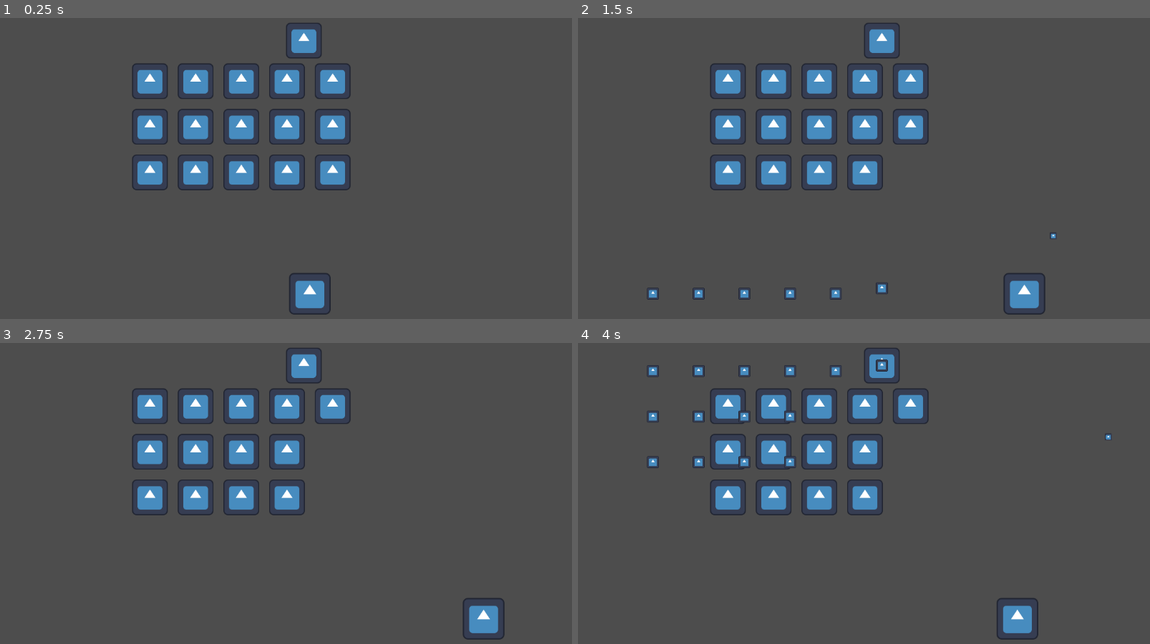
Above: before the commit, frames 1-4 (two rows, left to right).
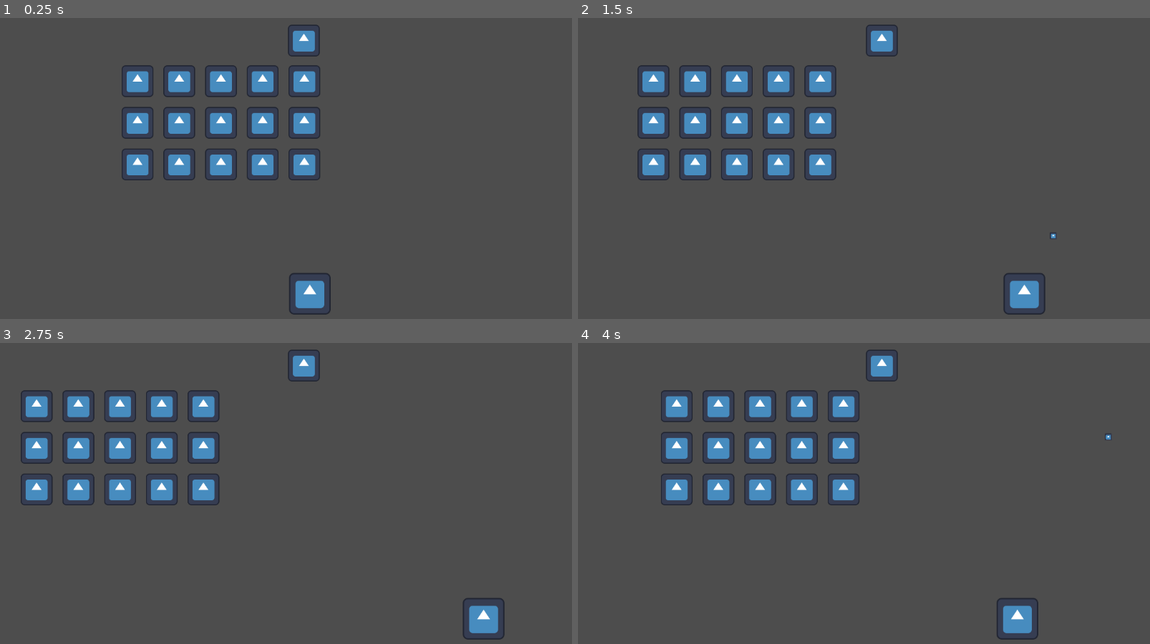
Above: after the commit, the same moments.

Repository: ArtemTopolskyi/space-invaders
Game: Godot game, scene res://scenes/level/level.tscn
Same seed, same stepped clock (60 frames per second), same inputs: the game is played once before the commit and once after it. The engine's default icon, where the game draws it, is replaced by a stand-in: a white triangle on a blue panel in a dark square.
Inputs:
- Up to frame 1 (0.25 s): no input
- Up to frame 2 (1.5 s): hold D (right) 0.53-1.28 s; tap Space (space) at 0.6, 1.35 s; hold A (left) from 1.28 s (still down)
- Up to frame 3 (2.75 s): release A (left) at 2.03 s; hold D (right) from 2.03 s (still down); tap Space (space) at 2.1 s
- Up to frame 4 (4 s): tap Space (space) at 2.85, 3.6 s; release D (right) at 3.53 s; hold A (left) from 3.53 s (still down)

The runs differ from the first frame. In frame 1, 9.3% of the frame differs, in the area x 21-62%, y 1-58%; in frame 2, 8.5%; in frame 3, 9.5%, in the area x 3-62%, y 1-58%; in frame 4, 9.2%.

Commit message:
move the grid with enemies horizontally

Diff:
--- a/scenes/enemy/enemy.gd
+++ b/scenes/enemy/enemy.gd
@@ -1,19 +1,14 @@
-extends Area2D
+extends Node2D
 
 const BULLET_SCENE = preload("res://scenes/projectiles/enemy_bullet/enemy_bullet.tscn");
 
 
 func _ready() -> void:
   $Hurtbox.hit.connect(_on_hit);
-  $ShootingInterval.timeout.connect(_on_shooting_interval_timeout);
 
 
 func _on_hit() -> void:
   queue_free();
-
-
-func _on_shooting_interval_timeout() -> void:
-  shoot_bullet();
 
 
 func shoot_bullet() -> void:
@@ -25,4 +20,6 @@
 
 
 func get_size() -> Vector2:
-  return $CollisionShape2D.shape.size;
+  var sprite = $Sprite2D;
+
+  return sprite.texture.get_size() * sprite.scale;
--- a/scenes/enemy/enemy.tscn
+++ b/scenes/enemy/enemy.tscn
@@ -1,24 +1,18 @@
-[gd_scene load_steps=6 format=3 uid="uid://ci0glgfkgtwed"]
+[gd_scene load_steps=5 format=3 uid="uid://ci0glgfkgtwed"]
 
 [ext_resource type="Texture2D" uid="uid://c7ihjgmxcuncf" path="res://icon.svg" id="1_4a83h"]
 [ext_resource type="Script" uid="uid://mnhcgmetwjay" path="res://scenes/enemy/enemy.gd" id="1_40wdo"]
 [ext_resource type="PackedScene" uid="uid://bgkeduegl2a16" path="res://scenes/components/hurtbox/hurtbox.tscn" id="2_a3pup"]
 
-[sub_resource type="RectangleShape2D" id="RectangleShape2D_a3pup"]
-size = Vector2(72, 72)
+[sub_resource type="RectangleShape2D" id="RectangleShape2D_40wdo"]
+size = Vector2(64, 64)
 
-[sub_resource type="RectangleShape2D" id="RectangleShape2D_40wdo"]
-size = Vector2(72, 72)
-
-[node name="Enemy" type="Area2D"]
+[node name="Enemy" type="Node2D"]
 script = ExtResource("1_40wdo")
 
 [node name="Sprite2D" type="Sprite2D" parent="."]
-scale = Vector2(0.5625, 0.5625)
+scale = Vector2(0.5, 0.5)
 texture = ExtResource("1_4a83h")
-
-[node name="CollisionShape2D" type="CollisionShape2D" parent="."]
-shape = SubResource("RectangleShape2D_a3pup")
 
 [node name="Hurtbox" parent="." instance=ExtResource("2_a3pup")]
 team = 1
--- a/scenes/enemy_grid/enemy_grid.gd
+++ b/scenes/enemy_grid/enemy_grid.gd
@@ -1,15 +1,22 @@
 extends Node2D
+
+const ENEMY_SCENE = preload("res://scenes/enemy/enemy.tscn");
+
+@export var speed: float = 100.0;
 
 @export var columns: int = 5;
 @export var rows: int = 3;
 
 var grid_spacing: Vector2 = Vector2(20, 20);
 
-const ENEMY_SCENE = preload("res://scenes/enemy/enemy.tscn");
-
+var current_movement_direction: int = -1;
 
 func _ready() -> void:
   spawn_enemies();
+
+
+func _physics_process(delta: float) -> void:
+  move_grid(delta);
 
 
 func spawn_enemies() -> void:
@@ -25,3 +32,22 @@
       );
 
       add_child(enemy);
+
+
+func move_grid(delta: float) -> void:
+  position.x += speed * delta * current_movement_direction;
+
+  if (should_change_movement_direction()):
+    current_movement_direction = -current_movement_direction;
+
+
+func should_change_movement_direction() -> bool:
+  return get_children().any(
+    func(enemy: Node2D):
+      var enemy_size = enemy.get_size();
+
+      return (
+        (enemy.global_position.x - (enemy_size.x / 2) - grid_spacing.x) < 0
+          or (enemy.global_position.x + (enemy_size.x / 2) + grid_spacing.x) > get_viewport_rect().size.x
+      );
+  );
